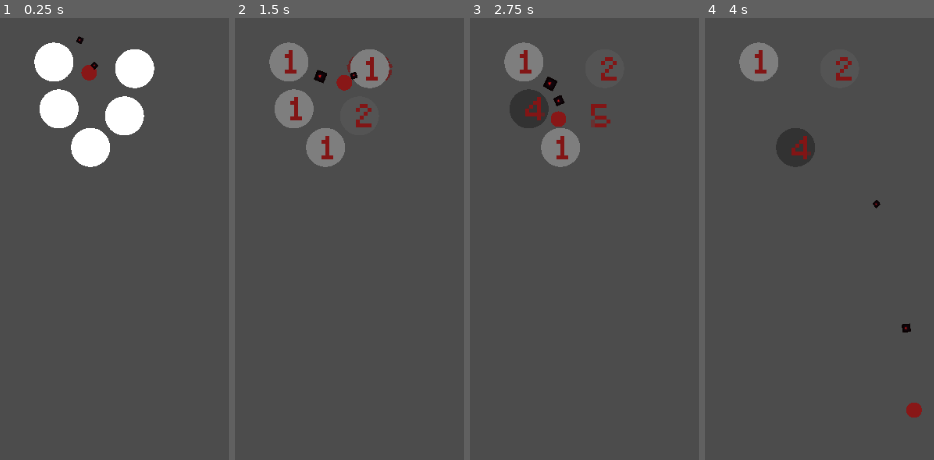
Above: before the commit, frames 1-4 (left to right).
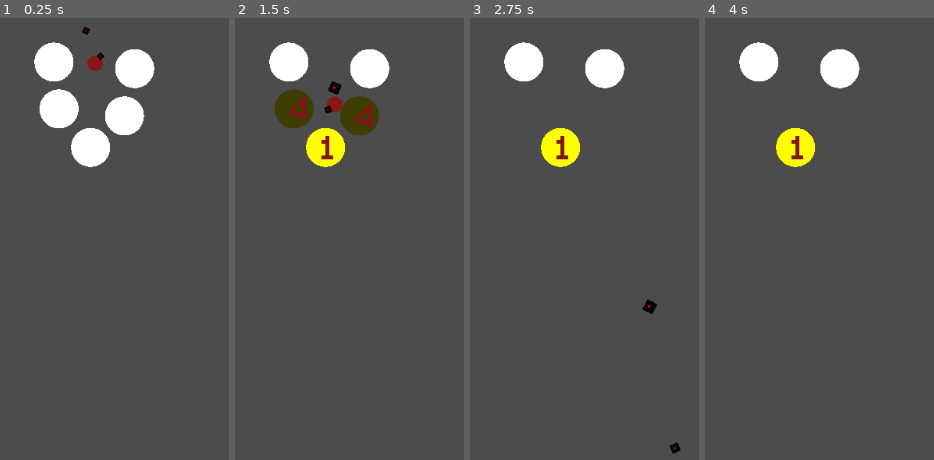
Above: after the commit, the same moments.

Repository: PaganSeaWitch/TechDemosForFunAndProfit
Game: Godot game, scene res://Scenes/plinko.tscn
The game is run twice, just before and just after one commit, with the same random seed, the same clock (stepped at 60 frames per second) and the same inputs. The engine's default icon, where the game draws it, is replaced by a stand-in: a white triangle on a blue panel in a dark square.
Inputs:
- Up to frame 1 (0.25 s): no input
- Up to frame 2 (1.5 s): no input
- Up to frame 3 (2.75 s): no input
- Up to frame 4 (4 s): no input

The runs differ from the first frame. In frame 1, 0.4% of the frame differs, in the area x 33-46%, y 2-15%; in frame 2, 6.6%, in the area x 14-69%, y 5-34%; in frame 3, 5.5%; in frame 4, 3.9%.

Commit message:
doing some more paintball nonsense

Diff:
--- a/PARTICLES/GODOT/PARTICLES/Scenes/PEG.tscn
+++ b/PARTICLES/GODOT/PARTICLES/Scenes/PEG.tscn
@@ -3,9 +3,9 @@
 [ext_resource path="res://Scripts/Misc/particles.gd" type="Script" id=1]
 [ext_resource path="res://Scripts/PegInheritenceTree/PEG.gd" type="Script" id=2]
 [ext_resource path="res://Fonts/minecraft/Minecraft.ttf" type="DynamicFontData" id=3]
-[ext_resource path="res://Scenes/hitTracker.gd" type="Script" id=4]
-[ext_resource path="res://Scenes/TextTimer.gd" type="Script" id=5]
-[ext_resource path="res://Scenes/darkenTexture.gd" type="Script" id=6]
+[ext_resource path="res://Scripts/Misc/hitTracker.gd" type="Script" id=4]
+[ext_resource path="res://Scripts/PegInheritenceTree/TextTimer.gd" type="Script" id=5]
+[ext_resource path="res://Scripts/Misc/darkenTexture.gd" type="Script" id=6]
 
 [sub_resource type="CircleShape2D" id=1]
 radius = 5.00425
--- /dev/null
+++ b/PARTICLES/GODOT/PARTICLES/Scenes/PaintBall.tscn
@@ -0,0 +1,7 @@
+[gd_scene load_steps=3 format=2]
+
+[ext_resource path="res://Scenes/BALL.tscn" type="PackedScene" id=1]
+[ext_resource path="res://Scripts/BallInheritenceTree/PaintBall.gd" type="Script" id=2]
+
+[node name="BALL" instance=ExtResource( 1 )]
+script = ExtResource( 2 )
--- /dev/null
+++ b/PARTICLES/GODOT/PARTICLES/Scenes/YellowPaintBall.tscn
@@ -0,0 +1,7 @@
+[gd_scene load_steps=3 format=2]
+
+[ext_resource path="res://Scripts/BallInheritenceTree/PaintYellowBall.gd" type="Script" id=1]
+[ext_resource path="res://Scenes/PaintBall.tscn" type="PackedScene" id=2]
+
+[node name="BALL" instance=ExtResource( 2 )]
+script = ExtResource( 1 )
--- a/PARTICLES/GODOT/PARTICLES/Scenes/YellowPeg.tscn
+++ b/PARTICLES/GODOT/PARTICLES/Scenes/YellowPeg.tscn
@@ -4,10 +4,12 @@
 [ext_resource path="res://Scripts/PegInheritenceTree/YellowPeg.gd" type="Script" id=2]
 
 [sub_resource type="Gradient" id=1]
+resource_local_to_scene = true
 offsets = PoolRealArray( 0 )
-colors = PoolColorArray( 0.831373, 0.807843, 0.0666667, 1 )
+colors = PoolColorArray( 1, 1, 0, 1 )
 
 [sub_resource type="GradientTexture" id=2]
+resource_local_to_scene = true
 gradient = SubResource( 1 )
 
 [node name="PEG" instance=ExtResource( 1 )]
--- a/PARTICLES/GODOT/PARTICLES/Scenes/plinko.tscn
+++ b/PARTICLES/GODOT/PARTICLES/Scenes/plinko.tscn
@@ -1,7 +1,7 @@
 [gd_scene load_steps=3 format=2]
 
 [ext_resource path="res://Scenes/PEG.tscn" type="PackedScene" id=1]
-[ext_resource path="res://Scenes/BALL.tscn" type="PackedScene" id=2]
+[ext_resource path="res://Scenes/YellowPaintBall.tscn" type="PackedScene" id=2]
 
 [node name="Node2D" type="Node2D"]
 position = Vector2( 0.666672, 0 )
@@ -22,4 +22,4 @@
 position = Vector2( 236.979, 86.7141 )
 
 [node name="BALL" parent="." instance=ExtResource( 2 )]
-position = Vector2( 178.774, 63.5508 )
+position = Vector2( 186.539, 51.4419 )
--- a/PARTICLES/GODOT/PARTICLES/Scripts/BallInheritenceTree/BALL.gd
+++ b/PARTICLES/GODOT/PARTICLES/Scripts/BallInheritenceTree/BALL.gd
@@ -8,7 +8,6 @@
 	hitAmt = 1
 
 func _on_BALL_body_shape_entered(body_id, body, body_shape, local_shape):
-	print("hit someting")
 	if(body.is_in_group("Pegs")):
 		ResolvePegHit(body);
 
--- /dev/null
+++ b/PARTICLES/GODOT/PARTICLES/Scripts/BallInheritenceTree/PaintBall.gd
@@ -0,0 +1,22 @@
+extends PachinkoBall
+class_name PaintBall
+
+# Declare member variables here. Examples:
+# var a = 2
+# var b = "text"
+var ColorArray
+var colorTypeArray
+
+
+
+
+
+# Called every frame. 'delta' is the elapsed time since the previous frame.
+func ResolvePegHit(peg):
+	.ResolvePegHit(peg)
+	var shouldChange = true
+	for n in range(colorTypeArray.size()):
+		if(peg is colorTypeArray[n]):
+			shouldChange = false
+	if(shouldChange == true):
+		peg.changeColor(ColorArray)
--- /dev/null
+++ b/PARTICLES/GODOT/PARTICLES/Scripts/BallInheritenceTree/PaintYellowBall.gd
@@ -0,0 +1,9 @@
+extends PaintBall
+class_name PaintYellowBall
+
+func _ready():
+	ColorArray = [Color(255, 255, 0)]
+	colorTypeArray = [YellowPeg]
+
+func ResolvePegHit(peg):
+	.ResolvePegHit(peg)
--- a/PARTICLES/GODOT/PARTICLES/Scripts/BallInheritenceTree/YellowPegBall.gd
+++ b/PARTICLES/GODOT/PARTICLES/Scripts/BallInheritenceTree/YellowPegBall.gd
@@ -13,4 +13,4 @@
 func _on_BALL_body_shape_entered(body_id, body, body_shape, local_shape):
 	._on_BALL_body_shape_entered(body_id, body, body_shape, local_shape)
 	if(body is worksOn):
-		print("acting on yellow Peg")
+		self.ResolvePegHit(body)
--- a/PARTICLES/GODOT/PARTICLES/Scenes/darkenTexture.gd
+++ b/PARTICLES/GODOT/PARTICLES/Scripts/Misc/darkenTexture.gd
@@ -25,5 +25,5 @@
 	var newBlue = startingBlue/amt;
 	var newGreen = startingGreen/amt;
 	print("new color: R: "+ String(newRed) +" B: "+ String(newBlue)+" G: " +String(newGreen))
-	self.texture.gradient.set_color(0, Color(newRed, newBlue, newGreen));
+	self.texture.gradient.set_color(0, Color(newRed,newGreen, newBlue));
 	print(self.texture.gradient.get_color(0))
--- a/PARTICLES/GODOT/PARTICLES/Scripts/PegInheritenceTree/PEG.gd
+++ b/PARTICLES/GODOT/PARTICLES/Scripts/PegInheritenceTree/PEG.gd
@@ -5,16 +5,35 @@
 signal addHit(amt)
 signal startTextTimer
 signal getDarker(amt)
+signal changeColor(colorArray)
 var hitsAllowed = 5
 var hasHits = 0
+
+var yellowPegScene = load("res://Scenes//YellowPeg.tscn")
 func emit():
 	self.emit_signal("emitParticles")
+
+func changeColor(colorArray):
+	var color : Color
+	if(colorArray.size() > 1):
+		var rand = rand_range(0, colorArray.size())
+		color = colorArray[rand]
+	else:
+		color = colorArray[0]
+	if(color == Color(255, 255, 0)):
+		var yellowPeg = yellowPegScene.instance()
+		get_parent().add_child(yellowPeg)
+		get_parent().move_child(yellowPeg, self.get_index())
+		yellowPeg.position = self.position
+		yellowPeg.addHit(self.hasHits)
+		self.queue_free()
+		get_parent().remove_child(self)
+
 
 func addHit(hitAmt):
 	hasHits += hitAmt;
 	self.emit_signal("addHit", hasHits)
-	var color = hasHits + 1
-	self.emit_signal("getDarker", color)
+	self.emit_signal("getDarker", hasHits)
 	if(hasHits >= hitsAllowed):
 		self.get_child(0).visible = false
 		self.get_child(0).set_deferred("disabled", true)
--- a/PARTICLES/GODOT/PARTICLES/project.godot
+++ b/PARTICLES/GODOT/PARTICLES/project.godot
@@ -13,6 +13,16 @@
 "class": "PachinkoBall",
 "language": "GDScript",
 "path": "res://Scripts/BallInheritenceTree/BALL.gd"
+}, {
+"base": "PachinkoBall",
+"class": "PaintBall",
+"language": "GDScript",
+"path": "res://Scripts/BallInheritenceTree/PaintBall.gd"
+}, {
+"base": "PaintBall",
+"class": "PaintYellowBall",
+"language": "GDScript",
+"path": "res://Scripts/BallInheritenceTree/PaintYellowBall.gd"
 }, {
 "base": "StaticBody2D",
 "class": "Peg",
@@ -31,6 +41,8 @@
 } ]
 _global_script_class_icons={
 "PachinkoBall": "",
+"PaintBall": "",
+"PaintYellowBall": "",
 "Peg": "",
 "YellowPeg": "",
 "YellowPegBall": ""
Not shown: 3 places in PARTICLES/GODOT/PARTICLES/Scenes/PEG.tscn that only renumber resources
Renamed: PARTICLES/GODOT/PARTICLES/Scenes/hitTracker.gd -> PARTICLES/GODOT/PARTICLES/Scripts/Misc/hitTracker.gd
Renamed: PARTICLES/GODOT/PARTICLES/Scenes/TextTimer.gd -> PARTICLES/GODOT/PARTICLES/Scripts/PegInheritenceTree/TextTimer.gd
